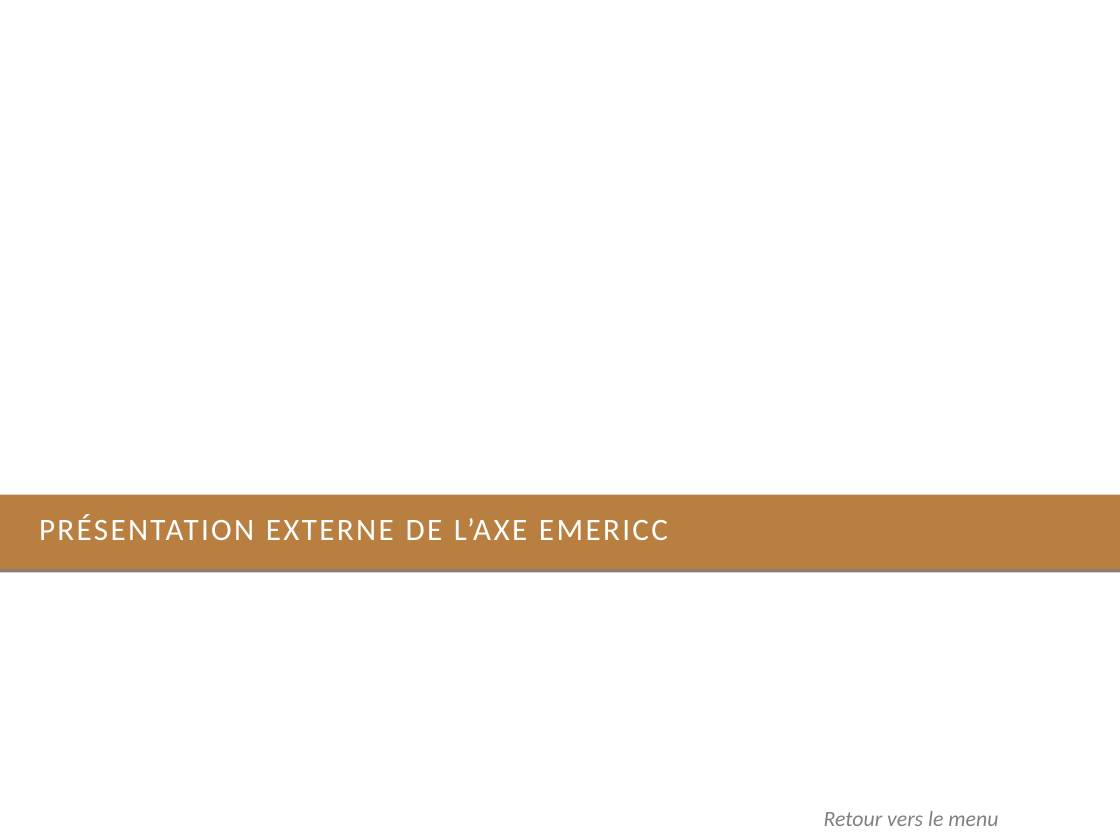
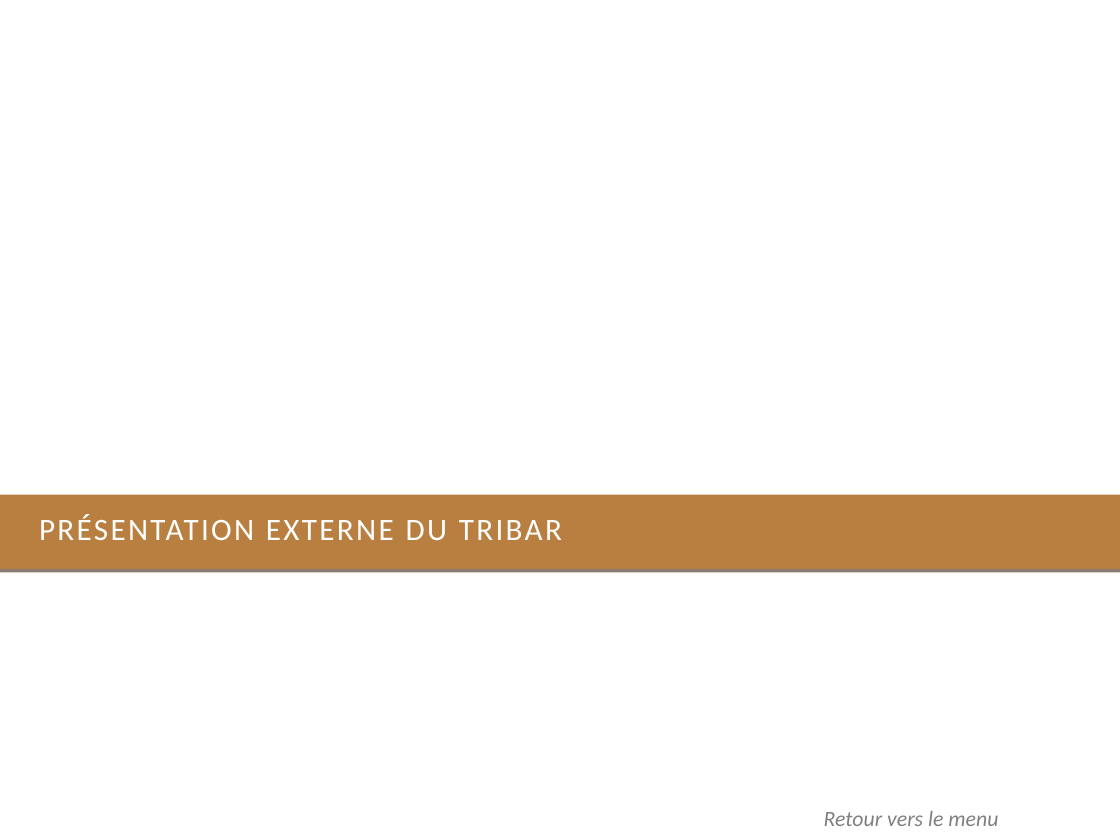
Before and after one commit to xpessoles/TP_PTSI, a slide deck: slide 7 of DocumentsTP/Documentation_Tribar.pptx. Drawn at 1120x840 pixels with LibreOffice and Linux fonts; fonts in the diff are those of the drawing; background and template pictures are left out. Boxes give left, top, right and bottom in pixels: in the first picture for what was removed or moved away, otherwise in the second. Text is boxed around its words. In the diff, an @@ line names an element or a change of style, - is before the commit and + after.

```diff
--- a/DocumentsTP/Documentation_Tribar.pptx
+++ b/DocumentsTP/Documentation_Tribar.pptx
@@ title at [39, 514, 562, 540]: text changed @@
-PRÉSENTATION EXTERNE DE L’AXE EMERICC
+PRÉSENTATION EXTERNE DU TRIBAR
```
Also in this commit, not shown: 8 other slides changed, 1 slide added, 7 slides removed, 4 other files.
